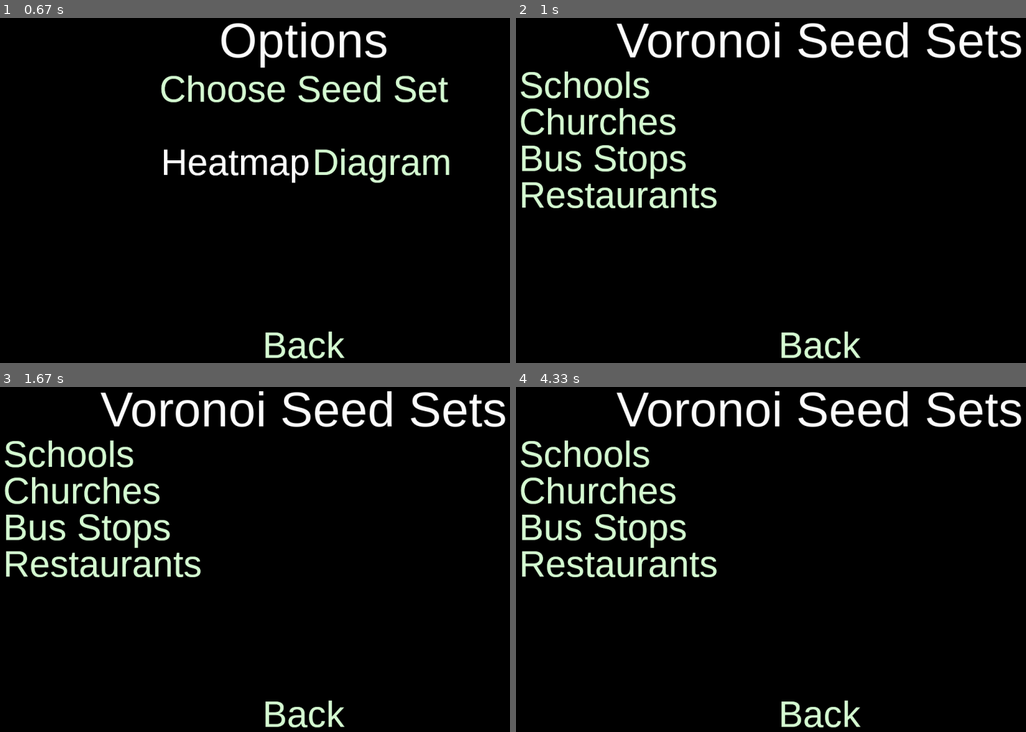
Above: before the commit, frames 1-4 (two rows, left to right).
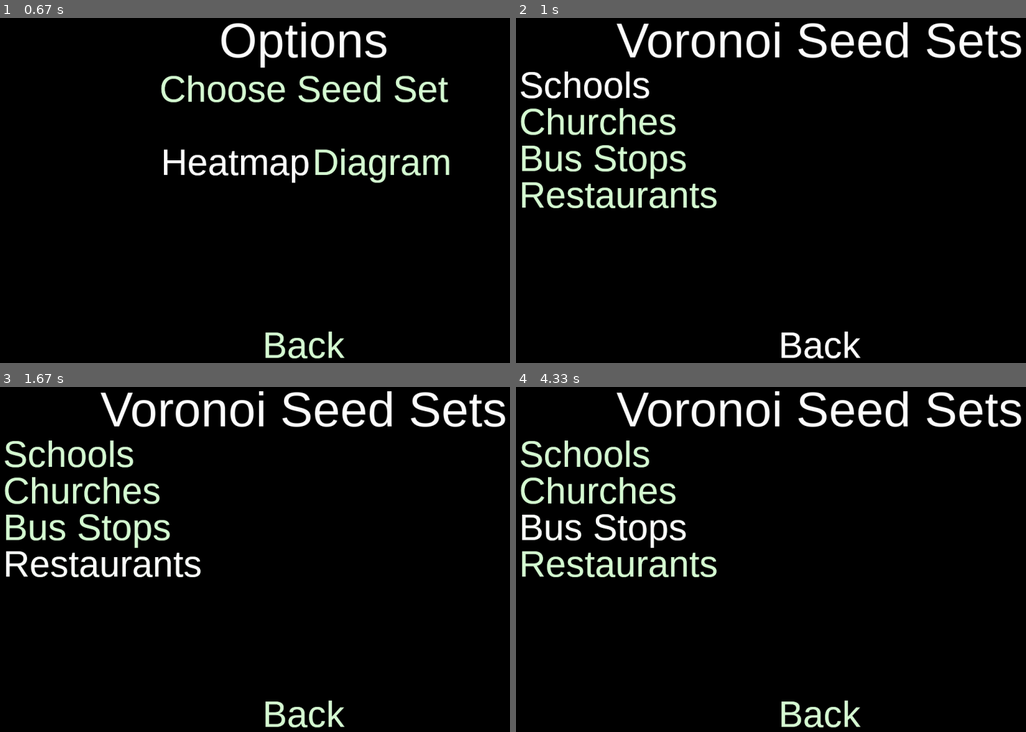
Above: after the commit, the same moments.

Repository: LeviKlamer/Voronoi-Diagram-Research
Game: pygame game, started from PygameDisplay.py
The game is run twice, just before and just after one commit, with the same random seed, the same clock (stepped at 60 frames per second) and the same inputs.
Inputs (mouse positions are in pixels of both pictures, inside the frame that each line leads up to):
- Up to frame 1 (0.67 s): click (306, 190) at 0.38 s
- Up to frame 2 (1 s): click "Choose Seed Set" at 0.72 s
- Up to frame 3 (1.67 s): click (112, 507) at 1.05 s; click "Restaurants" at 1.38 s
- Up to frame 4 (4.33 s): click (674, 490) at 1.72 s; click "Schools" at 2.55 s; click (582, 483) at 3.38 s; click (623, 514) at 4.22 s

Frame 1 is identical in both runs. In frame 2, 1.0% of the frame differs, in the area x 0-68%, y 15-99%; in frame 3, 0.9%; in frame 4, 0.7%.

Commit message:
Buttons highlight when chosen. Only the final selected array is created

Diff:
--- a/ArrayBuilder.py
+++ b/ArrayBuilder.py
@@ -1,4 +1,16 @@
 import csv
+
+
+def choose(chosen_set):
+    if chosen_set == 'Schools':
+        return build_schools()
+    elif chosen_set == 'Churches':
+        return build_protestant()
+    elif chosen_set == 'Restaurants':
+        return build_restaurants()
+    elif chosen_set == 'Bus Stops':
+        return build_bus()
+
 
 def build_bus():
     bus_stop_coords = []
--- a/GUI.py
+++ b/GUI.py
@@ -1,12 +1,12 @@
 class Button:
-    def __init__(self, image, pos, text_input, font, base_color, centered):
+    def __init__(self, image, pos, text_input, font, color, centered):
         self.image = image
         self.x_pos = pos[0]
         self.y_pos = pos[1]
         self.font = font
-        self.base_color = base_color
+        self.color = color
         self.text_input = text_input
-        self.text = self.font.render(self.text_input, True, self.base_color)
+        self.text = self.font.render(self.text_input, True, self.color)
         if self.image is None:
             self.image = self.text
         if centered:
@@ -19,11 +19,18 @@
             self.text_rect.x, self.text_rect.y = self.x_pos, self.y_pos
 
     def update(self, screen):
+        self.text = self.font.render(self.text_input, True, self.color)
+
         if self.image is not None:
             screen.blit(self.image, self.rect)
+
         screen.blit(self.text, self.text_rect)
 
     def checkForInput(self, position):
         if position[0] in range(self.rect.left, self.rect.right) and position[1] in range(self.rect.top, self.rect.bottom):
             return True
         return False
+
+'''
+Pygame GUI Inspiration from https://github.com/baraltech/Menu-System-PyGame/tree/main
+'''
--- a/PygameDisplay.py
+++ b/PygameDisplay.py
@@ -1,6 +1,10 @@
 import pygame
 import ArrayBuilder
 from GUI import Button
+
+BLACK = (0, 0, 0)
+WHITE = (255, 255, 255)
+GREEN = (215, 252, 212)
 
 class DisplayMenu:
     def __init__(self):
@@ -12,24 +16,54 @@
 
         self.menu_font = pygame.font.SysFont('arial', 100)
         self.button_font = pygame.font.SysFont('arial', 75)
-        self.play_button = Button(None, (640, 250), "Run Generator", self.button_font, (215, 252, 212), True)
-        self.options_button = Button(None, (640, 400), "Options", self.button_font, (215, 252, 212), True)
-        self.quit_button = Button(None, (640, 550), "Quit", self.button_font, (215, 252, 212), True)
 
         self.voronoi_selection = ArrayBuilder.build_schools()
         self.heat_map_check = True
 
         self.close_display = False
+        self.buttons_init()
         self.main_menu()
+
+    def buttons_init(self):
+        self.play_button = Button(None, (640, 250), "Run Generator", self.button_font, GREEN, True)
+        self.options_button = Button(None, (640, 400), "Options", self.button_font, GREEN, True)
+        self.quit_button = Button(None, (640, 550), "Quit", self.button_font, GREEN, True)
+
+        self.options_back = Button(None, (640, 675), "Back", self.button_font, GREEN, True)
+        self.choose_voronoi = Button(None, (640, 150), "Choose Seed Set", self.button_font, GREEN, True)
+
+        self.heat_map_yes = Button(None, (500, 300), "Heatmap", self.button_font, WHITE, True)
+        self.heat_map_no = Button(None, (800, 300), "Diagram", self.button_font, GREEN, True)
+
+        self.voronoi_back = Button(None, (640, 675), "Back", self.button_font, WHITE, True)
+        self.schools = Button(None, (25, 100), "Schools", self.button_font, WHITE, False)
+        self.churches = Button(None, (25, 175), "Churches", self.button_font, GREEN, False)
+        self.bus_stops = Button(None, (25, 250), "Bus Stops", self.button_font, GREEN, False)
+        self.restaurants = Button(None, (25, 325), "Restaurants", self.button_font, GREEN, False)
+        self.seed_sets = [self.voronoi_back, self.schools, self.churches, self.bus_stops, self.restaurants]
+
+    def update_heatmap(self):
+        if self.heat_map_check:
+            self.heat_map_yes.color = WHITE
+            self.heat_map_no.color = GREEN
+        else:
+            self.heat_map_yes.color = GREEN
+            self.heat_map_no.color = WHITE
+
+    def update_seed_set(self, selection):
+        for i in self.seed_sets:
+            if i == selection:
+                i.color = WHITE
+            else:
+                i.color = GREEN
 
 
     def main_menu(self):
         running = True
         while running:
-            menu_mouse_pos = pygame.mouse.get_pos()
 
             self.screen.fill(self.BLACK)
-            menu_text = self.menu_font.render("Voronoi Generator", True, (255, 255, 255))
+            menu_text = self.menu_font.render("Voronoi Generator", True, WHITE)
             menu_rect = menu_text.get_rect(center=(640, 100))
             self.screen.blit(menu_text, menu_rect)
 
@@ -52,36 +86,20 @@
 
             pygame.display.flip()
 
+
     def options(self):
-        options_back = Button(None, (640, 675), "Back", self.button_font, (215, 252, 212), True)
-        choose_voronoi = Button(None, (640, 150), "Choose Seed Set", self.button_font, (215, 252, 212), True)
-
-        if self.heat_map_check:
-            heat_map_yes = Button(None, (500, 300), "Heatmap", self.button_font, (255, 255, 255), True)
-            heat_map_no = Button(None, (800, 300), "Diagram", self.button_font, (215, 252, 212), True)
-        else:
-            heat_map_yes = Button(None, (500, 300), "Heatmap", self.button_font, (215, 252, 212), True)
-            heat_map_no = Button(None, (800, 300), "Diagram", self.button_font, (255, 255, 255), True)
-
+        self.update_heatmap()
         while True:
             self.screen.fill(self.BLACK)
-            options_mouse_pos = pygame.mouse.get_pos()
 
-            options_text = self.menu_font.render("Options", True, (255, 255, 255))
+            options_text = self.menu_font.render("Options", True, WHITE)
             options_rect = options_text.get_rect(center=(640, 50))
             self.screen.blit(options_text, options_rect)
 
-            options_back.update(self.screen)
-            choose_voronoi.update(self.screen)
-            heat_map_yes.update(self.screen)
-            heat_map_no.update(self.screen)
-
-            if self.heat_map_check:
-                heat_map_yes = Button(None, (500, 300), "Heatmap", self.button_font, (255, 255, 255), True)
-                heat_map_no = Button(None, (800, 300), "Diagram", self.button_font, (215, 252, 212), True)
-            else:
-                heat_map_yes = Button(None, (500, 300), "Heatmap", self.button_font, (215, 252, 212), True)
-                heat_map_no = Button(None, (800, 300), "Diagram", self.button_font, (255, 255, 255), True)
+            self.options_back.update(self.screen)
+            self.choose_voronoi.update(self.screen)
+            self.heat_map_yes.update(self.screen)
+            self.heat_map_no.update(self.screen)
 
             pygame.display.flip()
 
@@ -90,35 +108,32 @@
                     pygame.quit()
                     quit()
                 if event.type == pygame.MOUSEBUTTONDOWN:
-                    if options_back.checkForInput(options_mouse_pos):
+                    if self.options_back.checkForInput(event.pos):
                         return
-                    elif choose_voronoi.checkForInput(options_mouse_pos):
+                    elif self.choose_voronoi.checkForInput(event.pos):
                         self.choose_voronoi_screen()
-                    elif heat_map_yes.checkForInput(options_mouse_pos):
+                    elif self.heat_map_yes.checkForInput(event.pos):
                         self.heat_map_check = True
-                    elif heat_map_no.checkForInput(options_mouse_pos):
+                        self.update_heatmap()
+                    elif self.heat_map_no.checkForInput(event.pos):
                         self.heat_map_check = False
+                        self.update_heatmap()
+
 
     def choose_voronoi_screen(self):
-        voronoi_back = Button(None, (640, 675), "Back", self.button_font, (215, 252, 212), True)
-        schools = Button(None, (25, 100), "Schools", self.button_font, (215, 252, 212), False)
-        churches = Button(None, (25, 175), "Churches", self.button_font, (215, 252, 212), False)
-        bus_stops = Button(None, (25, 250), "Bus Stops", self.button_font, (215, 252, 212), False)
-        restaurants = Button(None, (25, 325), "Restaurants", self.button_font, (215, 252, 212), False)
 
         while True:
             self.screen.fill(self.BLACK)
-            voronoi_mouse_pos = pygame.mouse.get_pos()
 
             voronoi_title = self.menu_font.render("Voronoi Seed Sets", True, (255, 255, 255))
             voronoi_rect = voronoi_title.get_rect(center=(640, 50))
             self.screen.blit(voronoi_title, voronoi_rect)
 
-            voronoi_back.update(self.screen)
-            schools.update(self.screen)
-            churches.update(self.screen)
-            bus_stops.update(self.screen)
-            restaurants.update(self.screen)
+            self.voronoi_back.update(self.screen)
+            self.schools.update(self.screen)
+            self.churches.update(self.screen)
+            self.bus_stops.update(self.screen)
+            self.restaurants.update(self.screen)
             pygame.display.flip()
 
             for event in pygame.event.get():
@@ -126,16 +141,20 @@
                     pygame.quit()
                     quit()
                 if event.type == pygame.MOUSEBUTTONDOWN:
-                    if voronoi_back.checkForInput(voronoi_mouse_pos):
+                    if self.voronoi_back.checkForInput(event.pos):
                         return
-                    elif schools.checkForInput(voronoi_mouse_pos):
-                        self.voronoi_selection = ArrayBuilder.build_schools()
-                    elif churches.checkForInput(voronoi_mouse_pos):
-                        self.voronoi_selection = ArrayBuilder.build_protestant()
-                    elif bus_stops.checkForInput(voronoi_mouse_pos):
-                        self.voronoi_selection = ArrayBuilder.build_bus()
-                    elif restaurants.checkForInput(voronoi_mouse_pos):
-                        self.voronoi_selection = ArrayBuilder.build_restaurants()
+                    elif self.schools.checkForInput(event.pos):
+                        self.update_seed_set(self.schools)
+                        self.voronoi_selection = self.schools.text_input
+                    elif self.churches.checkForInput(event.pos):
+                        self.update_seed_set(self.churches)
+                        self.voronoi_selection = self.churches.text_input
+                    elif self.bus_stops.checkForInput(event.pos):
+                        self.update_seed_set(self.bus_stops)
+                        self.voronoi_selection = self.bus_stops.text_input
+                    elif self.restaurants.checkForInput(event.pos):
+                        self.update_seed_set(self.restaurants)
+                        self.voronoi_selection = self.restaurants.text_input
 
 
 
--- a/QuadTreeNumba.py
+++ b/QuadTreeNumba.py
@@ -135,7 +135,8 @@
 
 
     start_menu = DisplayMenu()
-    generator = VoronoiGenerator(start_menu.voronoi_selection, start_menu.heat_map_check)
+    chosen_array = ArrayBuilder.choose(start_menu.voronoi_selection)
+    generator = VoronoiGenerator(chosen_array, start_menu.heat_map_check)
 
     print("While Compiling:")
     generator.generate_voronoi()
